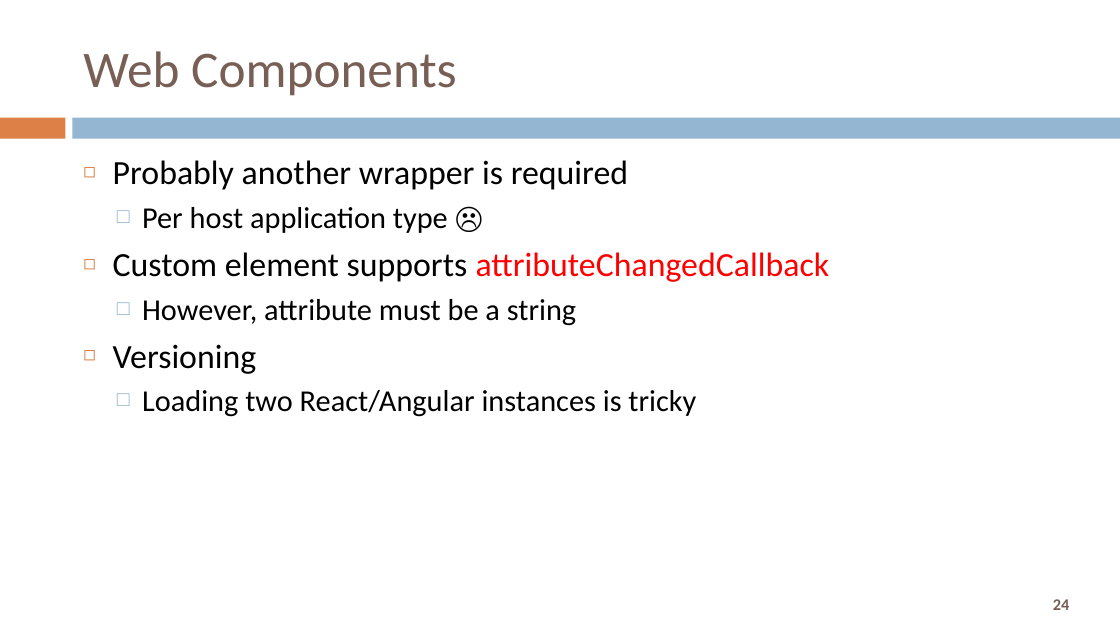
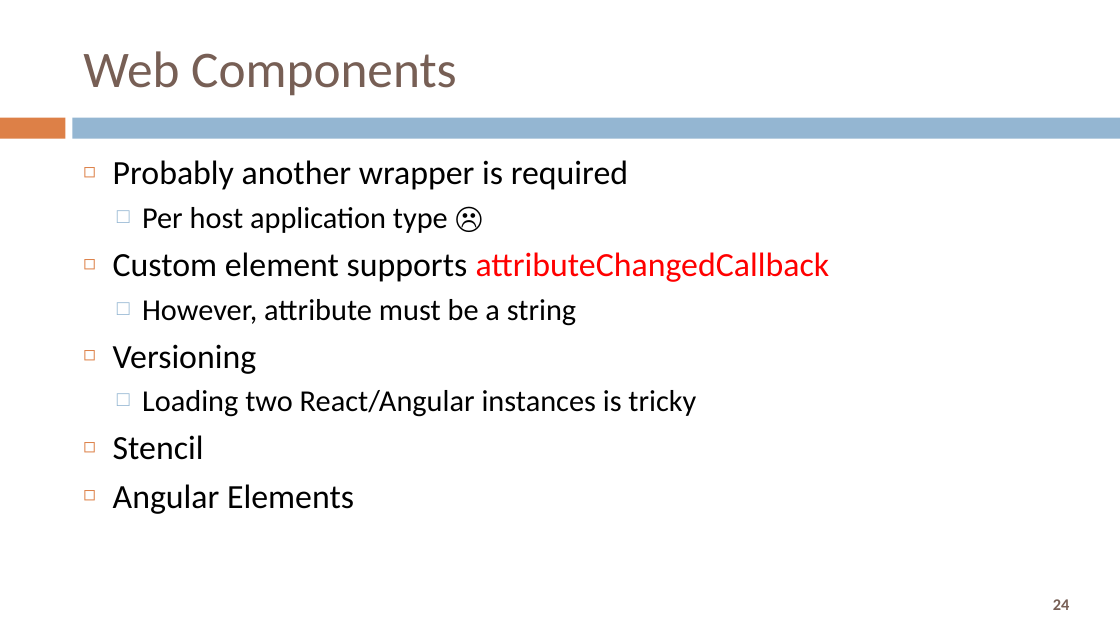
Before and after one commit to Trainologic/devjam2018, a slide deck: slide 24 of Micro Front Ends.pptx. Drawn at 1120x630 pixels with LibreOffice and Linux fonts; fonts in the diff are those of the drawing. Boxes give left, top, right and bottom in pixels: in the first picture for what was removed or moved away, otherwise in the second. Text is boxed around its words. In the diff, an @@ line names an element or a change of style, - is before the commit and + after.

```diff
--- a/Micro Front Ends.pptx
+++ b/Micro Front Ends.pptx
@@ text at [113,435,354,514]: paragraphs added @@
+◻ Stencil
+◻ Angular Elements
```
Also in this commit, not shown: 2 other slides changed, 3 slides added.
